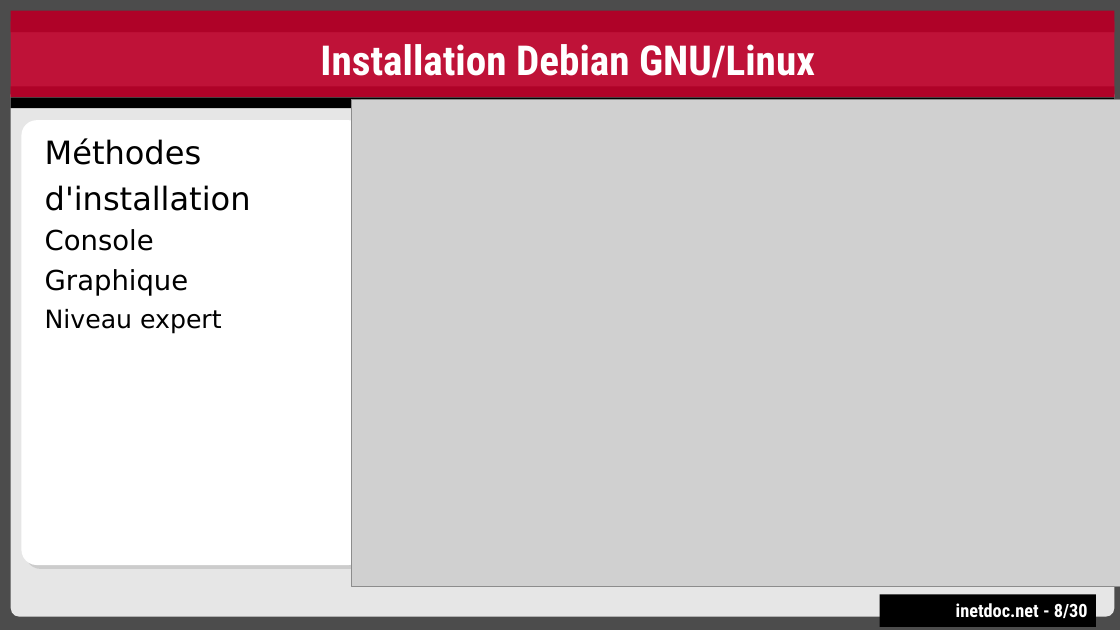
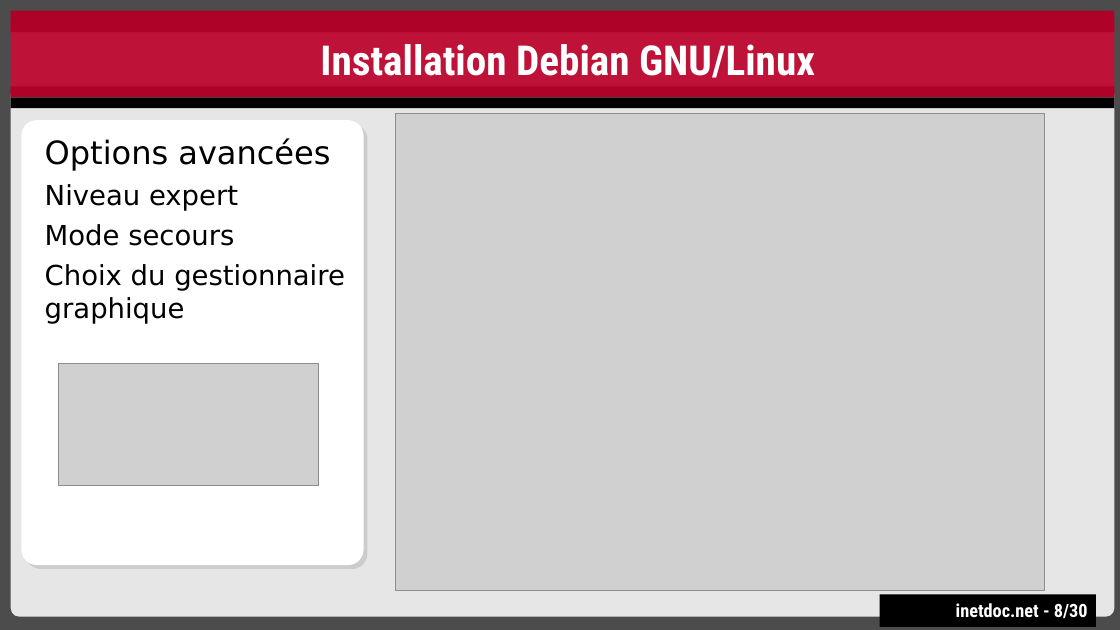
Before and after one commit to platu/inetdoc, a slide deck: slide 8 of presentations/sysadm-base-2/sysadm-base-2.odp. Drawn at 1120x630 pixels with LibreOffice and Linux fonts; fonts in the diff are those of the drawing; grey boxes stand for pictures. Boxes give left, top, right and bottom in pixels: in the first picture for what was removed or moved away, otherwise in the second. Text is boxed around its words. In the diff, an @@ line names an element or a change of style, - is before the commit and + after.

Commit message:
Version Wheezy installation Debian

```diff
--- a/presentations/sysadm-base-2/sysadm-base-2.odp
+++ b/presentations/sysadm-base-2/sysadm-base-2.odp
@@ picture: place and size @@
-picture at <box>351,100,1120,587</box>
+picture at <box>396,114,1045,591</box>
@@ text in freeform shape at <box>49,138,330,171</box>: text changed @@
-■ Méthodes
-■ d'installation
-    ■ Console
-    ■ Graphique
+■ Options avancées
@@ text in freeform shape at <box>49,185,238,211</box>: size 22 to 24 pt in "Niveau expert" @@
@@ text in freeform shape at <box>45,227,349,324</box>: paragraphs added @@
+    ■ Mode secours
+    ■ Choix du gestionnaire graphique
@@ picture added at <box>59,364,318,486</box> @@
```
Also in this commit, not shown: 3 other slides changed.
